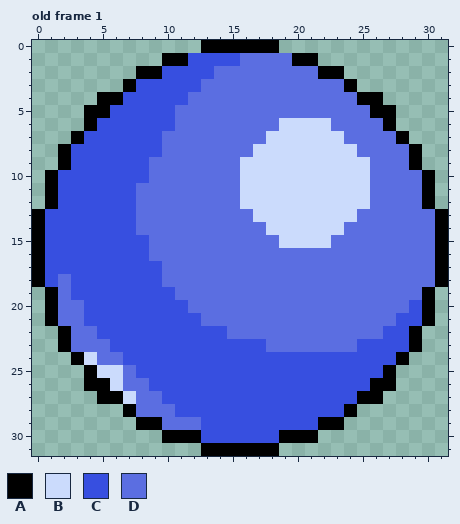
File history of a pixel-art file, target/debug/resources/ball.aseprite. The picture above was drawn from the file before the commit.
32x32 pixels, 1 frame. Shown: old frame 1. The commit also changed other frames, which this record leaves out.
Palette (. is transparent): A #000000  B #cbdbfc  C #374fe0  D #5b6ee1
Pixels before, old frame 1, first column x 0:
 0 .............AAAAAA.............
 1 ..........AACCCCDDDDAA..........
 2 ........AACCCCDDDDDDDDAA........
 3 .......ACCCCCDDDDDDDDDDDA.......
 4 .....AACCCCCDDDDDDDDDDDDDAA.....
 5 ....AACCCCCDDDDDDDDDDDDDDDAA....
 6 ....ACCCCCCDDDDDDDDBBBBDDDDA....
 7 ...ACCCCCCDDDDDDDDBBBBBBDDDDA...
 8 ..ACCCCCCCDDDDDDDBBBBBBBBDDDDA..
 9 ..ACCCCCCDDDDDDDBBBBBBBBBBDDDA..
10 .ACCCCCCCDDDDDDDBBBBBBBBBBDDDDA.
11 .ACCCCCCDDDDDDDDBBBBBBBBBBDDDDA.
12 .ACCCCCCDDDDDDDDBBBBBBBBBBDDDDA.
13 ACCCCCCCDDDDDDDDDBBBBBBBBDDDDDDA
14 ACCCCCCCDDDDDDDDDDBBBBBBDDDDDDDA
15 ACCCCCCCCDDDDDDDDDDBBBBDDDDDDDDA
16 ACCCCCCCCDDDDDDDDDDDDDDDDDDDDDDA
17 ACCCCCCCCCDDDDDDDDDDDDDDDDDDDDDA
18 ACDCCCCCCCDDDDDDDDDDDDDDDDDDDDDA
19 .ADCCCCCCCCDDDDDDDDDDDDDDDDDDDA.
20 .ADDCCCCCCCCDDDDDDDDDDDDDDDDDCA.
21 .ADDCCCCCCCCCDDDDDDDDDDDDDDDCCA.
22 ..ADDCCCCCCCCCCDDDDDDDDDDDDCCA..
23 ..ADDDCCCCCCCCCCCCDDDDDDDCCCCA..
24 ...ABDDCCCCCCCCCCCCCCCCCCCCCA...
25 ....ABBDCCCCCCCCCCCCCCCCCCCA....
26 ....AABDDCCCCCCCCCCCCCCCCCAA....
27 .....AABDDCCCCCCCCCCCCCCCAA.....
28 .......ADDDCCCCCCCCCCCCCA.......
29 ........AADDDCCCCCCCCCAA........
30 ..........AAACCCCCCAAA..........
31 .............AAAAAA.............
Now the later version:
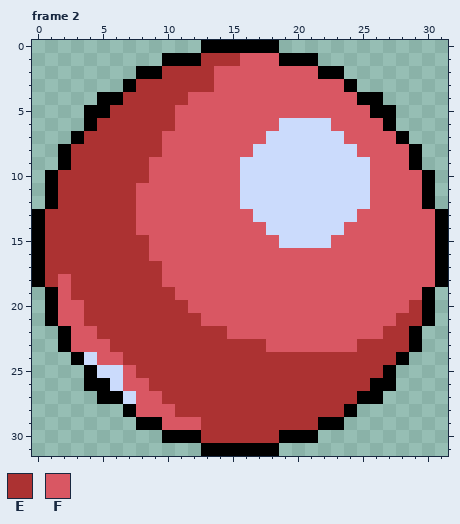
Colours new in this view: E #ac3232  F #d95763
A new or re-ordered frame is compared with the old frame closest to it.
The commit says: Added 4 more frames of animation (just a color change)
From old to new:
frames 1 -> 5
Changed rows in their new state; - is an unchanged pixel.
Frame 2 is new; against old frame 1:
first column x 1:
 1 -----------AEEEFFFA-----------
 2 ---------EEEEFFFFFFFF---------
 3 -------EEEEEEFFFFFFFFFF-------
 4 ------EEEEEFFFFFFFFFFFFF------
 5 -----EEEEEFFFFFFFFFFFFFFF-----
 6 ----EEEEEEFFFFFFFF----FFFF----
 7 ---EEEEEEFFFFFFFF------FFFF---
 8 --EEEEEEEFFFFFFF--------FFFF--
 9 --EEEEEEFFFFFFF----------FFF--
10 -EEEEEEEFFFFFFF----------FFFF-
11 -EEEEEEFFFFFFFF----------FFFF-
12 -EEEEEEFFFFFFFF----------FFFF-
13 EEEEEEEFFFFFFFFF--------FFFFFF
14 EEEEEEEFFFFFFFFFF------FFFFFFF
15 EEEEEEEEFFFFFFFFFF----FFFFFFFF
16 EEEEEEEEFFFFFFFFFFFFFFFFFFFFFF
17 EEEEEEEEEFFFFFFFFFFFFFFFFFFFFF
18 EFEEEEEEEFFFFFFFFFFFFFFFFFFFFF
19 -FEEEEEEEEFFFFFFFFFFFFFFFFFFF-
20 -FFEEEEEEEEFFFFFFFFFFFFFFFFFE-
21 -FFEEEEEEEEEFFFFFFFFFFFFFFFEE-
22 --FFEEEEEEEEEEFFFFFFFFFFFFEE--
23 --FFFEEEEEEEEEEEEFFFFFFFEEEE--
24 ----FFEEEEEEEEEEEEEEEEEEEEE---
25 ------FEEEEEEEEEEEEEEEEEEE----
26 ------FFEEEEEEEEEEEEEEEEE-----
27 -------FFEEEEEEEEEEEEEEE------
28 -------FFFEEEEEEEEEEEEE-------
29 ---------FFFEEEEEEEEE---------
30 ------------EEEEEE------------
Where, in picture pixels (left, top, right, bottom), the same in both pictures:
changed: (45, 53, 435, 443)
